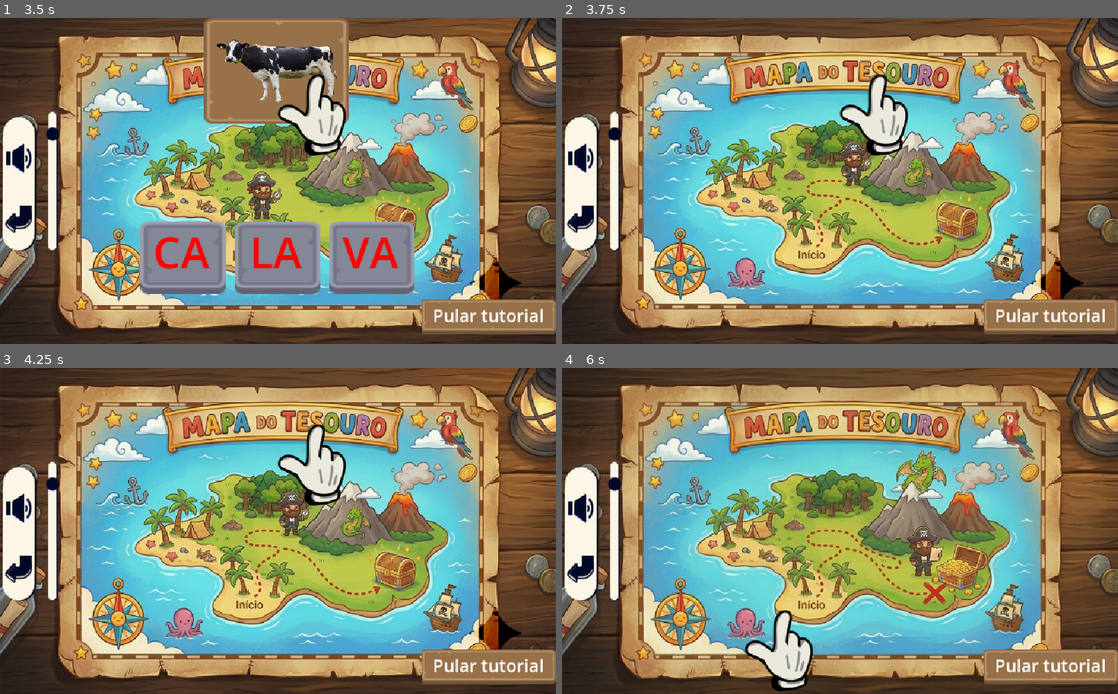
Above: before the commit, frames 1-4 (two rows, left to right).
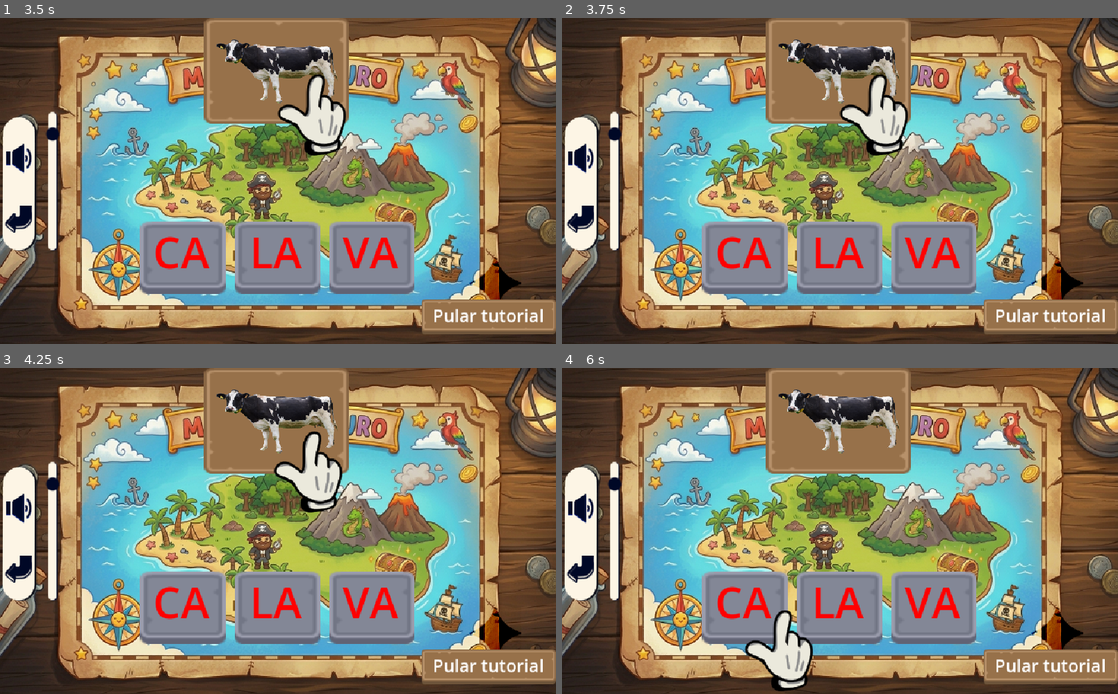
Above: after the commit, the same moments.

Repository: HedroPedro/CacaAoAbacada
Game: Godot game, scene res://scenes/main.tscn
Two runs of this game, one before a commit and one after it. Both use one fixed random seed, a clock stepped at 60 frames per second and the inputs below. Video files are missing from this copy of the repository; at most half a second of black plays in their place. Sound files missing from this copy of the repository are replaced by a short silence.
Inputs (mouse positions are in pixels of both pictures, inside the frame that each line leads up to):
- Up to frame 1 (3.5 s): tap Enter at 0.5 s; move the mouse to (400, 164) at 0.52 s; click "Jogar" at 1.25 s; click (183, 259) at 2 s, where only the run before the commit has a clickable "CA"; click (278, 259) at 2.75 s, where only the run before the commit has a clickable "LA"
- Up to frame 2 (3.75 s): click (934, 259) at 3.5 s, where only the run before the commit has a clickable "VA"
- Up to frame 3 (4.25 s): no input
- Up to frame 4 (6 s): move the mouse to (728, 547) at 4.27 s; click (840, 609) at 5 s, where only the run before the commit has a clickable "QUA"; click (934, 609) at 5.75 s, where only the run before the commit has a clickable "BA"

Frame 1 is identical in both runs. In frame 2, 30% of the frame differs, in the area x 0-100%, y 0-100%; in frame 3, 32%; in frame 4, 33%, in the area x 0-100%, y 0-99%.

Commit message:
fix: tutorial bug

Diff:
--- a/scenes/ui/Block.tscn
+++ b/scenes/ui/Block.tscn
@@ -27,6 +27,7 @@
 texture_normal = ExtResource("1_cqoya")
 texture_pressed = ExtResource("2_0s4vu")
 texture_hover = ExtResource("1_cqoya")
+texture_disabled = ExtResource("1_cqoya")
 stretch_mode = 0
 
 [node name="Word" type="Label" parent="TextureButton" unique_id=1599485761]
--- a/scripts/Global.gd
+++ b/scripts/Global.gd
@@ -8,8 +8,6 @@
 var words: Dictionary
 var array_silabas: Array
 var array_imagens: Array
-
-var done_tutorial := false
 
 var pirateSound: AudioStreamPlayer
 var musicPlayer: AudioStreamPlayer
--- a/scripts/block.gd
+++ b/scripts/block.gd
@@ -1,5 +1,6 @@
 extends Control
 
+@onready var btn := $TextureButton
 @onready var wordLabel := $TextureButton/Word
 @onready var soundStream := $AudioStreamPlayer2D
 var audio : AudioStreamOggVorbis
--- a/scripts/game.gd
+++ b/scripts/game.gd
@@ -4,6 +4,7 @@
 @onready var skip_btn := $Ui/SkipTutorial
 @onready var exitBtn := $Ui/BoxContainer/Bar/Leave
 @onready var bg := $Background
+@onready var ui := $Ui
 @onready var gameUi := $GameUi
 @onready var blockContainer := $GameUi/BlocksContainer
 @onready var cursor := $Cursor
@@ -31,17 +32,17 @@
 
 func _on_start_btn_pressed() -> void:
 	GameState = 1
+	gameUi.changeBlkDisable(true)
 	gameUi.updateBlocks()
 	start_btn.visible = false
 	gameUi.visible = true
 	bg.texture = backgrounds[1];
 	$Ui.swap_exit_btn()
-	if not Global.done_tutorial:
-		tutorial()
+	tutorial()
 
 func create_step_dict(target: Control, voice: AudioStream , click: bool, produce_sound : bool = false)\
-	-> Dictionary:
-		return {"target": target, "voice": voice, "click": click, "produce_sound": produce_sound}
+-> Dictionary:
+	return {"target": target, "voice": voice, "click": click, "produce_sound": produce_sound}
 
 func tutorial() -> void:
 	var correct_index : int = gameUi.updateBlocks()
@@ -60,12 +61,8 @@
 	for step in steps:
 		var target : Control = step["target"]
 		var stream : AudioStream = step["voice"]
-		if Global.done_tutorial:
-			break
 		if target:
 			await move_pseudo_mouse(target)
-			if Global.done_tutorial:
-				break
 			if step["produce_sound"]:
 				target._on_texture_button_mouse_entered()
 			if step["click"]:
@@ -74,15 +71,14 @@
 		pirateSound.stream = stream
 		pirateSound.play()
 		await pirateSound.finished
-		if Global.done_tutorial:
-			break
 		timer.start()
 		await timer.timeout
-	Global.done_tutorial = true
 	skip_btn.visible = false
 	cursor.visible = false
+	cursor.set_position(Vector2(856.0, 80.0))
 	GameState = 0
 	update()
+	gameUi.changeBlkDisable(false)
 
 func move_pseudo_mouse(target: Control):
 	var dest := target.get_global_rect().get_center()
@@ -104,8 +100,6 @@
 	start_btn.visible = true
 
 func _reset_tutorial() -> void:
-	Global.done_tutorial = true
-
 	if _current_tween:
 		_current_tween.kill()
 		_current_tween = null
@@ -116,8 +110,10 @@
 	cursor.visible = false
 	skip_btn.visible = false
 	steps.clear()
+	gameUi.changeBlkDisable(false)
 
 func update() -> void:
+	ui.setDisabledBtn(true)
 	gameUi.hide()
 	GameState += 1
 	bg.texture = backgrounds[GameState]
@@ -126,3 +122,4 @@
 		return
 	gameUi.updateBlocks()
 	gameUi.show()
+	ui.setDisabledBtn(false)
--- a/scripts/game_ui.gd
+++ b/scripts/game_ui.gd
@@ -39,3 +39,7 @@
 	Global.play_sound_pirate(happy)
 	updateBlocks()
 	_can_update.emit()
+
+func changeBlkDisable(disable : bool) -> void:
+	for blk in blocks:
+		blk.btn.disabled = disable
--- a/scripts/ui.gd
+++ b/scripts/ui.gd
@@ -70,3 +70,6 @@
 	leave_btn_player.stream = exit_sound
 	leaveBtn.texture_normal = door_icon
 	leaveBtn.texture_hover = door_icon2
+
+func setDisabledBtn(disable : bool):
+	leaveBtn.disabled = disable
Not shown, changed: export_presets.cfg
